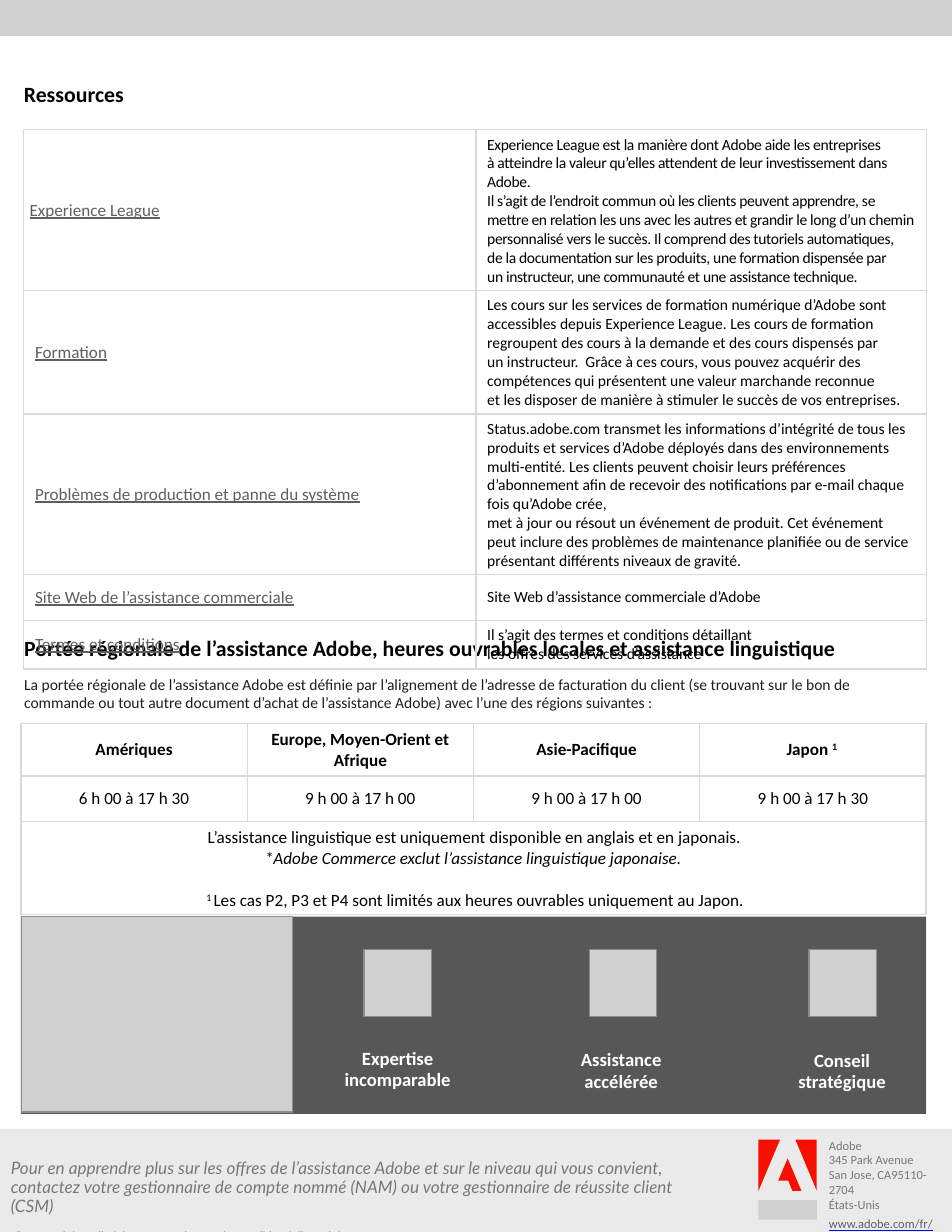
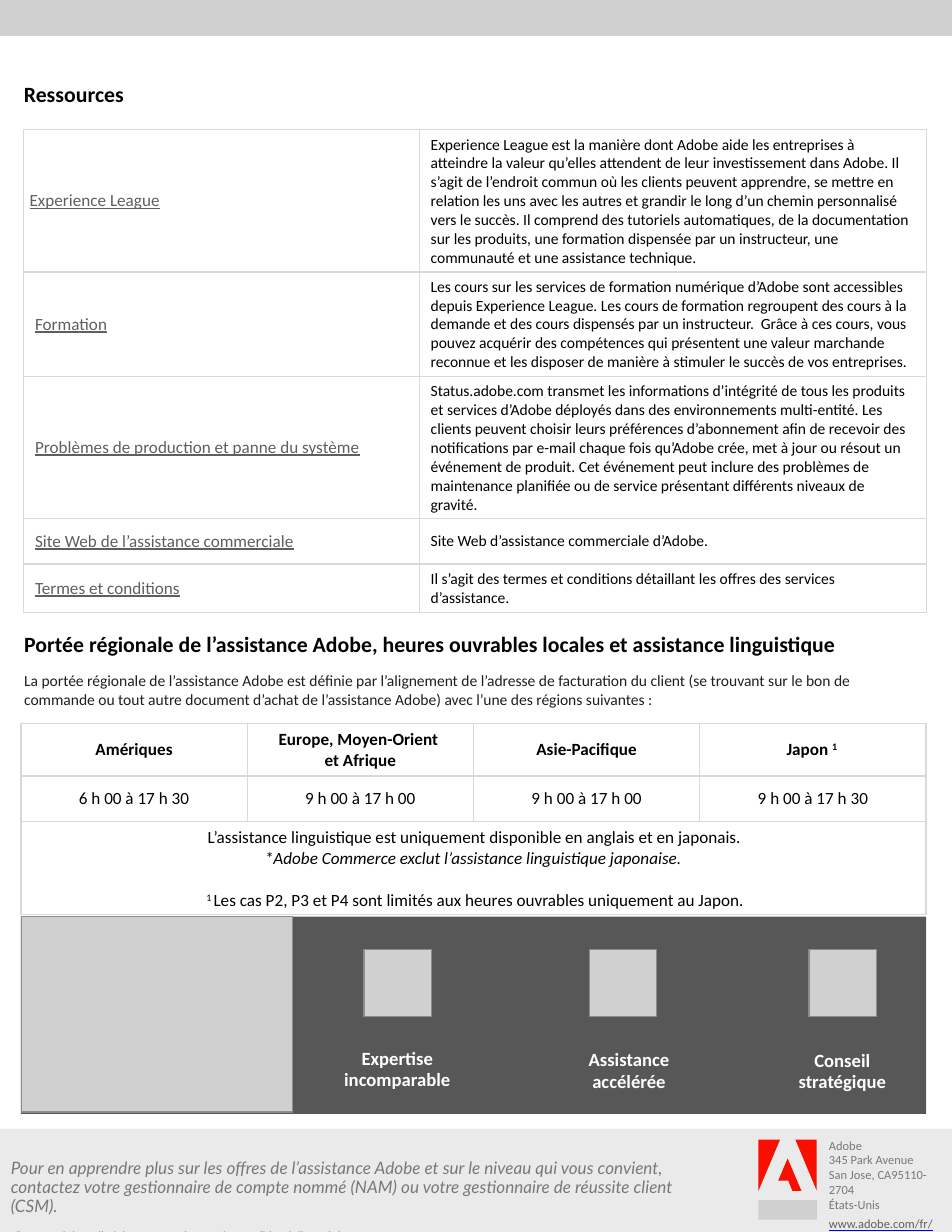
Before and after one commit to AdobeDocs/support-resources.fr-FR, a slide deck: slide 3 of help/data-sheets/assets/BusinessSupportDatasheet.pptx. Drawn at 952x1232 pixels with LibreOffice and Linux fonts; fonts in the diff are those of the drawing; grey boxes stand for pictures; background and template pictures are left out. Boxes give left, top, right and bottom in pixels: in the first picture for what was removed or moved away, otherwise in the second. Text is boxed around its words. In the diff, an @@ line names an element or a change of style, - is before the commit and + after.

```diff
--- a/help/data-sheets/assets/BusinessSupportDatasheet.pptx
+++ b/help/data-sheets/assets/BusinessSupportDatasheet.pptx
@@ table at (24, 130, 925, 607) @@
-row 4, column 2: Site Web d’assistance commerciale d’Adobe
+row 4, column 2: Site Web d’assistance commerciale d’Adobe.
-row 5, column 2: Il s’agit des termes et conditions détaillant les offres des services d’assistance
+row 5, column 2: Il s’agit des termes et conditions détaillant les offres des services d’assistance.
@@ letter spacing -0.2 to 0 pt in "Experience League est la manière dont Adobe ..." @@
@@ text "Assistance accélérée": place and size @@
-text "Assistance accélérée" at (581, 1053, 662, 1088)
+text "Assistance accélérée" at (589, 1053, 670, 1088)
@@ text at (11, 1161, 673, 1214): text changed @@
-Pour en apprendre plus sur les offres de l’assistance Adobe et sur le niveau qui vous convient, contactez votre gestionnaire de compte nommé (NAM) ou votre gestionnaire de réussite client (CSM)
+Pour en apprendre plus sur les offres de l’assistance Adobe et sur le niveau qui vous convient,
+contactez votre gestionnaire de compte nommé (NAM) ou votre gestionnaire de réussite client (CSM).
```
Also in this commit, not shown: 2 other slides changed, 8 other files.
